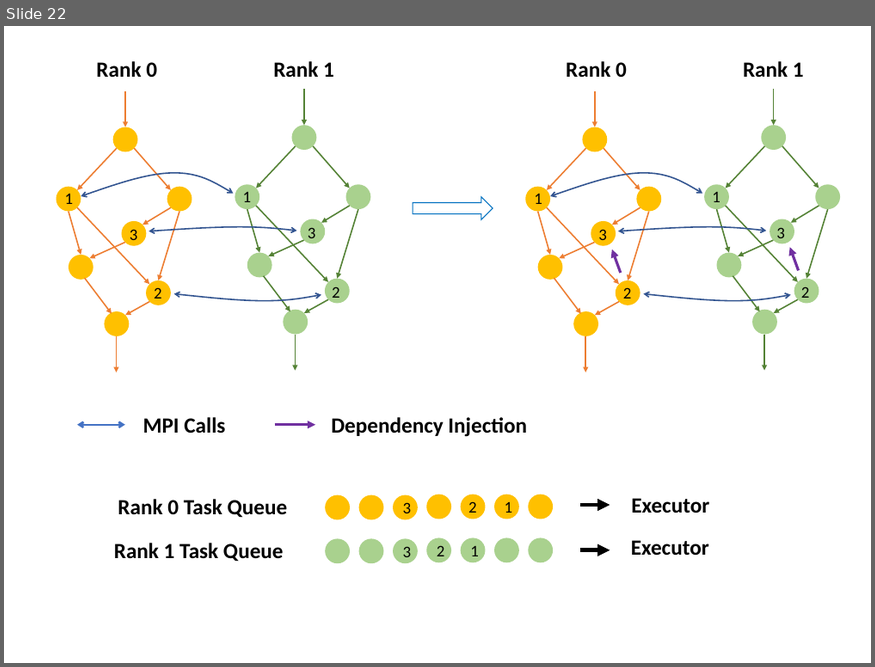
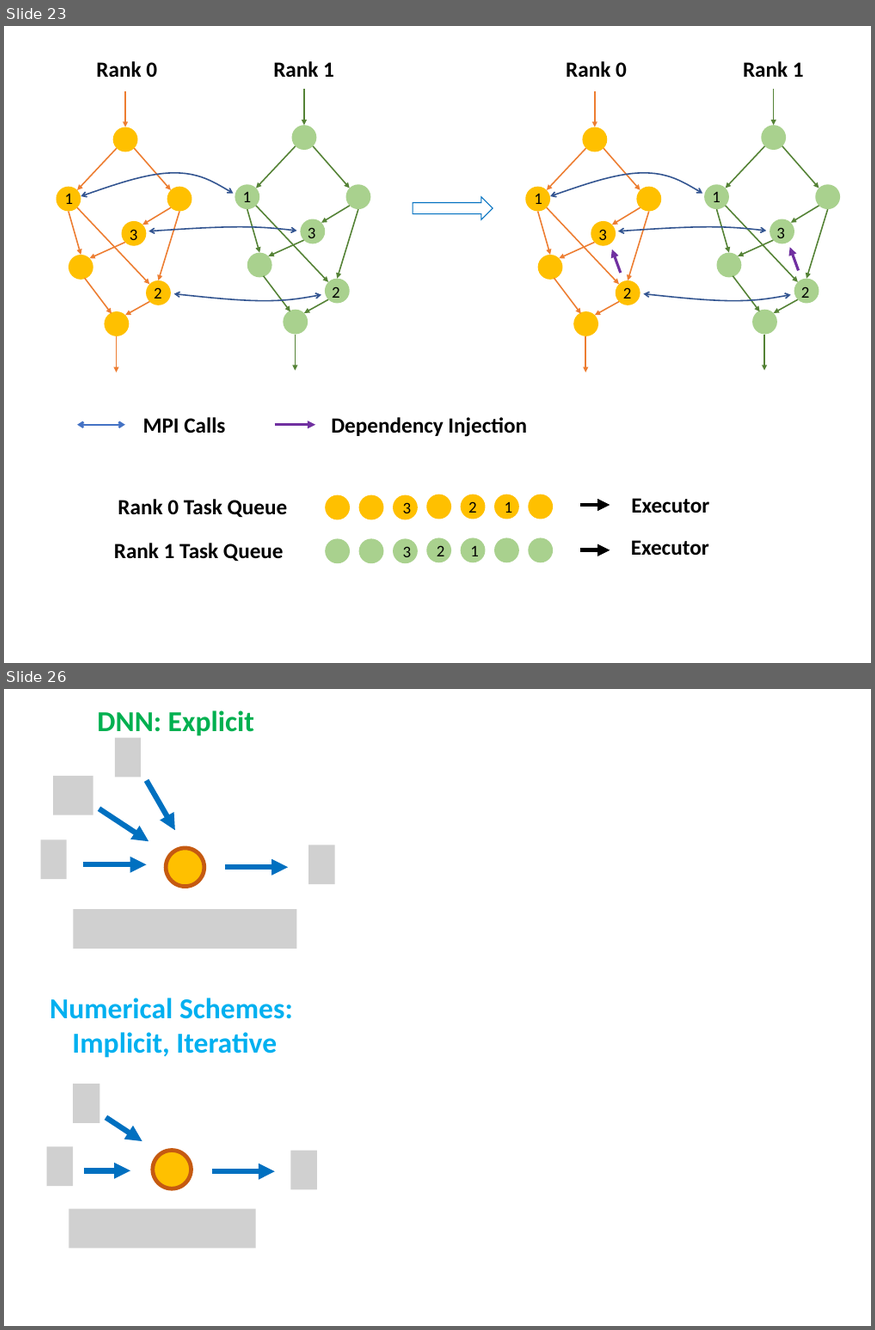
Before and after one commit to ADCMEMarket/ADCMEImages, a slide deck: Slides/figures.pptx. Shown one above the other, each under a label of ours: slide 22 before the commit, slides 23 and 26 after it; the slides between them are not shown. The pictures are 875x667 and 875x1330 pixels, drawn with LibreOffice and Linux fonts; fonts in the diff are those of the drawing; grey boxes stand for pictures. Boxes give left, top, right and bottom in pixels: in the first picture for what was removed or moved away, otherwise in the second. Text is boxed around its words. In the diff, an @@ line names an element or a change of style, - is before the commit and + after.

```diff
--- a/Slides/figures.pptx
+++ b/Slides/figures.pptx
@@ slide 26 added at (4,689,871,1326), background #FFFFFF @@
@@ text added at (97,711,254,739), 32 pt, text #00B050, bold @@
+DNN: Explicit
@@ group added at (40,738,334,949): 5 pictures, 4 arrows, 1 ellipse @@
@@ text added at (50,998,293,1058), 32 pt, text #00B0F0, bold @@
+Numerical Schemes:
+Implicit, Iterative
@@ picture added at (73,1084,99,1123) @@
@@ arrow added from (106, 1117) to (142, 1141), #0070C0 6 pt @@
@@ picture added at (46,1147,73,1186) @@
@@ ellipse added at (153,1151,191,1190), fill #FFC000, outline #C55A11 4.5 pt @@
@@ picture added at (290,1151,317,1190) @@
@@ arrow added from (85, 1171) to (130, 1171), #0070C0 6 pt @@
@@ arrow added from (211, 1171) to (275, 1171), #0070C0 6 pt @@
@@ picture added at (69,1209,256,1249) @@
@@ what was slide 22 is now slide 23 @@
```
Also in this commit, not shown: 4 other slides added, 1 slide removed, 9 other files.
